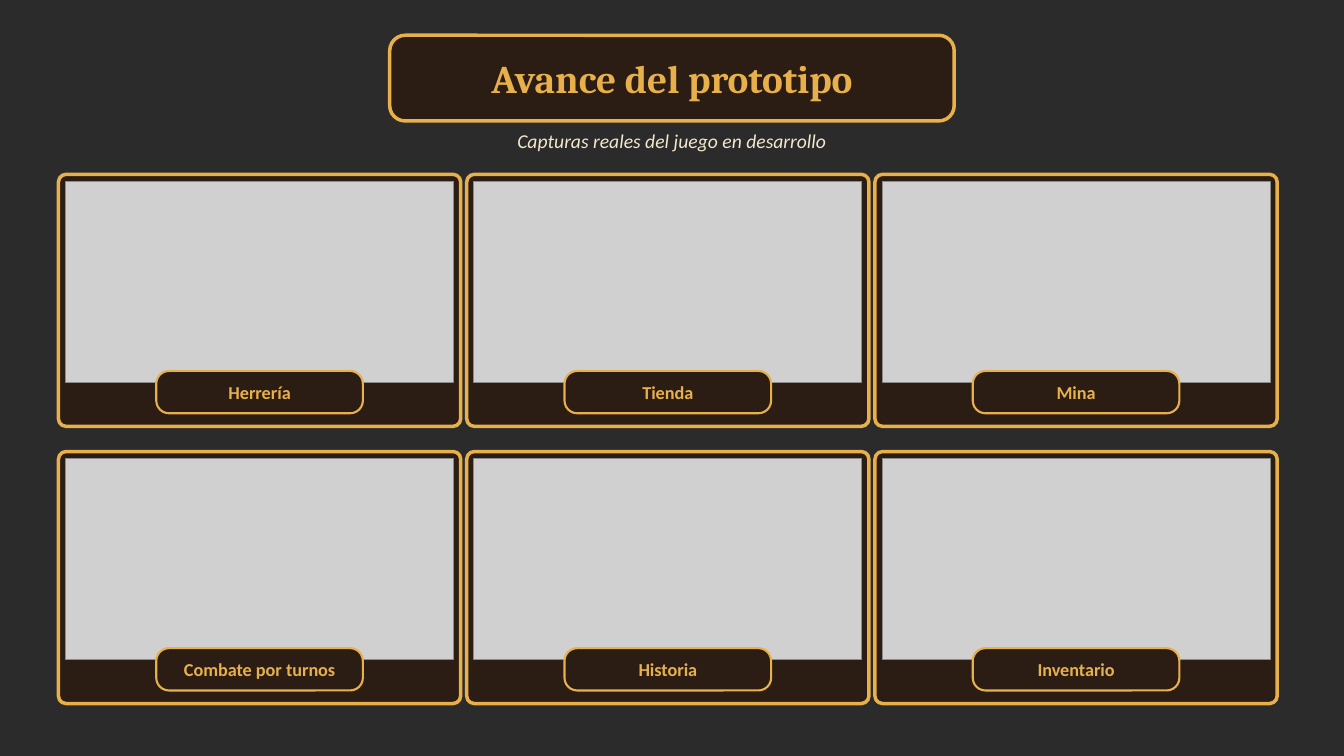
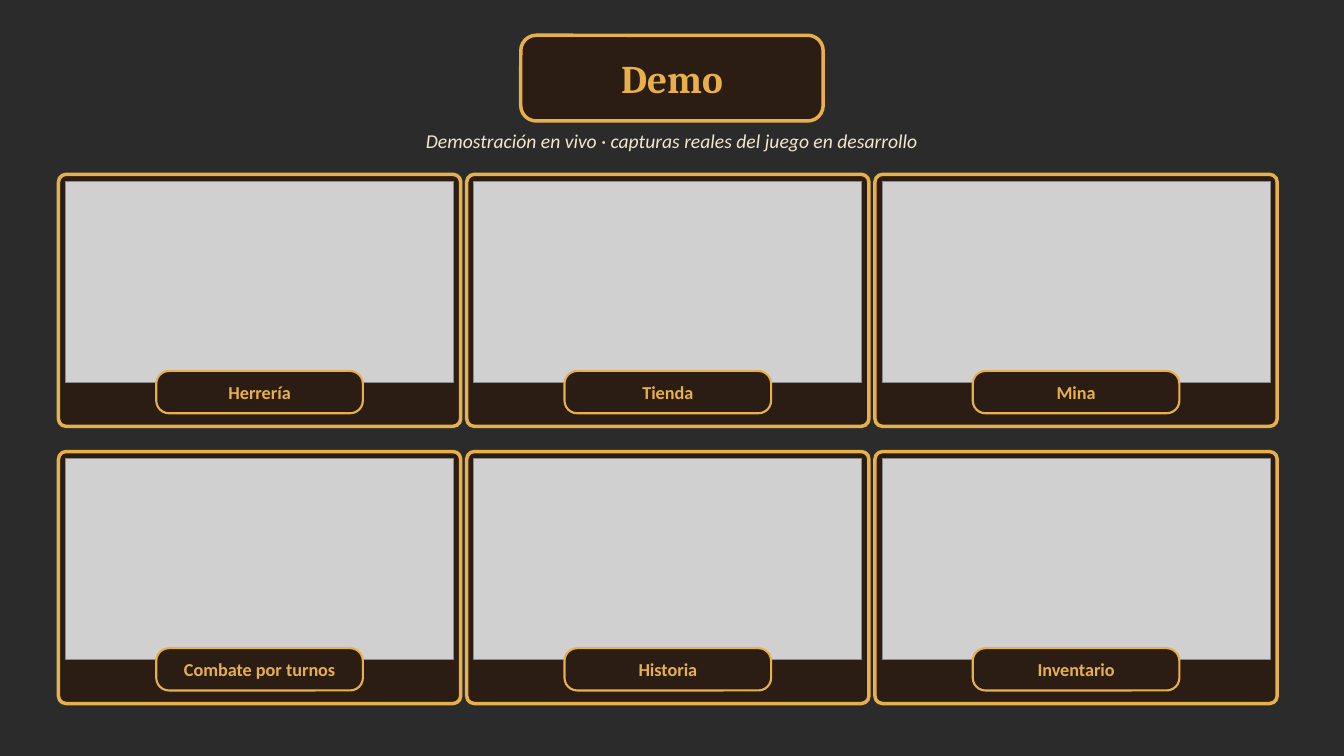
Before and after one commit to jjmmcode/CAPSTONE-G6-2026-02, a slide deck: slide 12 of Fase 1/Evidencias Grupales/Presentación idea de proyecto.pptx (slide 15 before the commit). Drawn at 1344x756 pixels with LibreOffice and Linux fonts; fonts in the diff are those of the drawing; grey boxes stand for pictures; background and template pictures are left out; a plain dark background stands for a picture behind light text. Boxes give left, top, right and bottom in pixels: in the first picture for what was removed or moved away, otherwise in the second. Text is boxed around its words. In the diff, an @@ line names an element or a change of style, - is before the commit and + after.

```diff
--- a/Fase 1/Evidencias Grupales/Presentación idea de proyecto.pptx
+++ b/Fase 1/Evidencias Grupales/Presentación idea de proyecto.pptx
@@ rounded rectangle: place and size @@
-rounded rectangle at [390, 35, 955, 121]
+rounded rectangle at [521, 35, 824, 121]
@@ text at [621, 67, 723, 94]: text changed @@
-Avance del prototipo
+Demo
@@ text at [426, 134, 917, 152]: text changed @@
-Capturas reales del juego en desarrollo
+Demostración en vivo · capturas reales del juego en desarrollo
```
Also in this commit, not shown: 9 other slides changed, 6 slides added, 4 slides removed, 1 other file.
